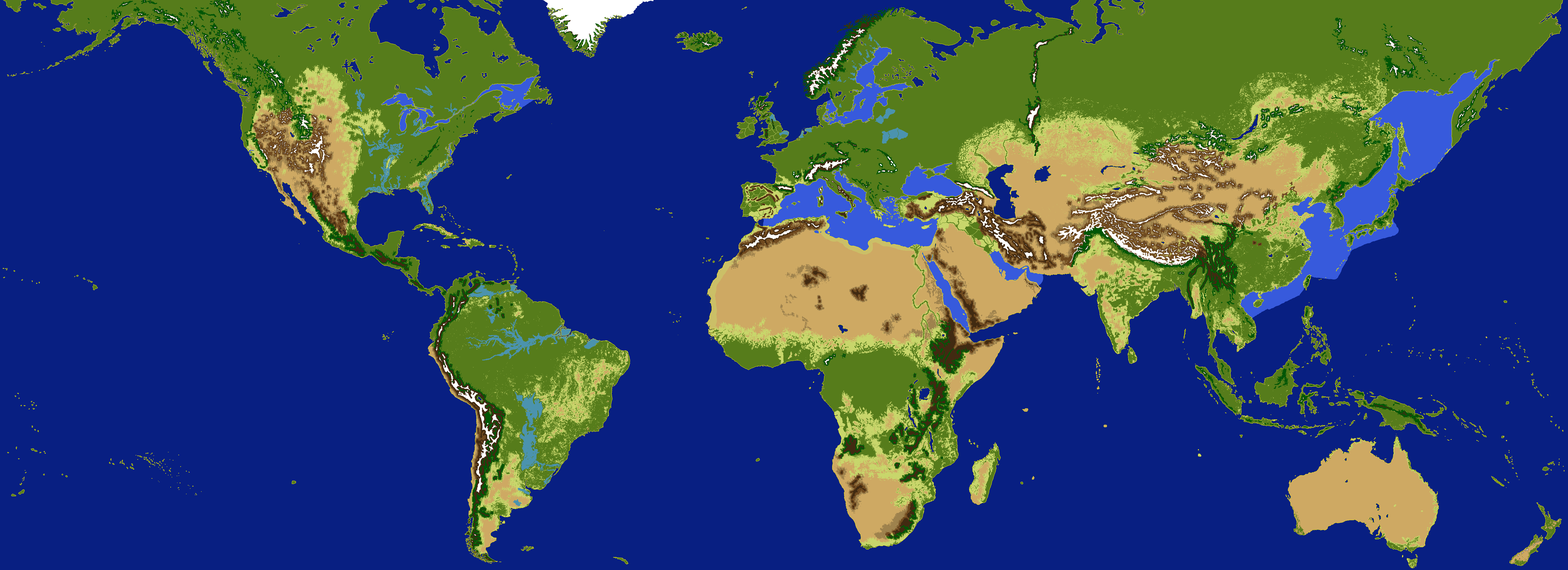
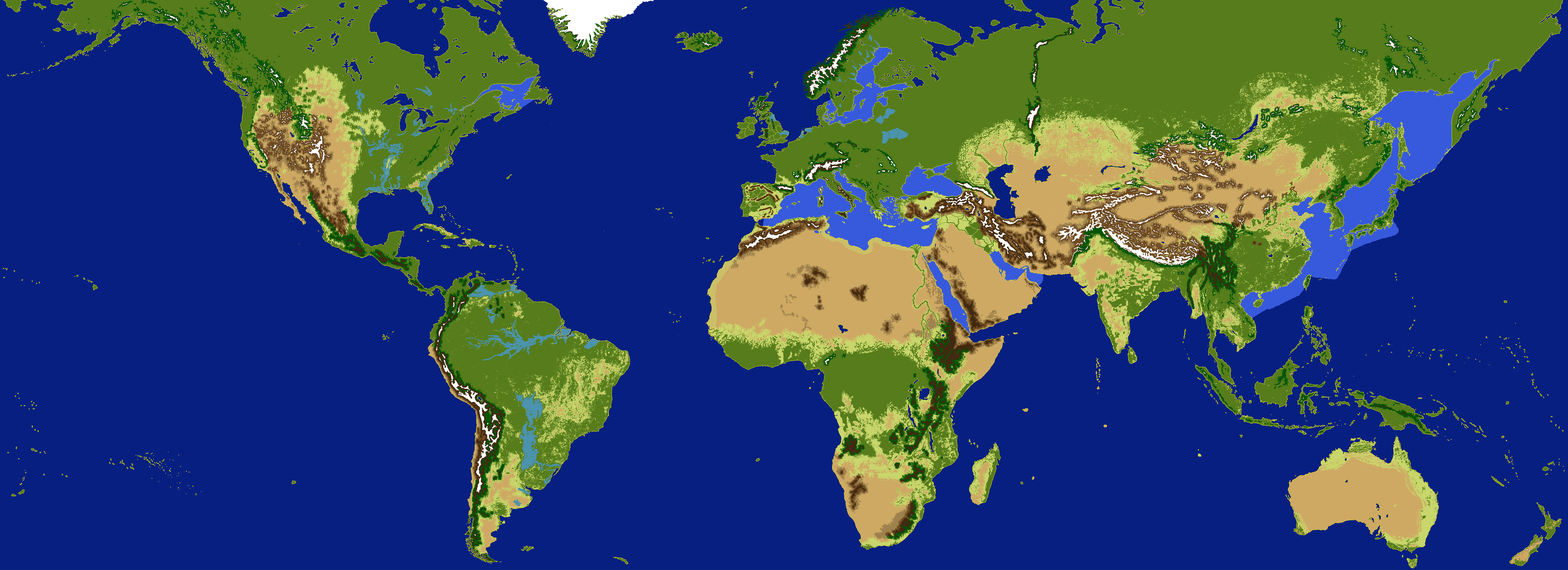
Before/after of a 1568×570 layered artwork. What changed in the layer stack:
hid "terrain.bmp", moved it above "Plast", painted on it over [248, 92, 1438, 548]
added layer "Plast" above "terrain.bmp #1" over [448, 110, 461, 122]
painted on "terrain.bmp #1" over [248, 92, 1438, 548]
